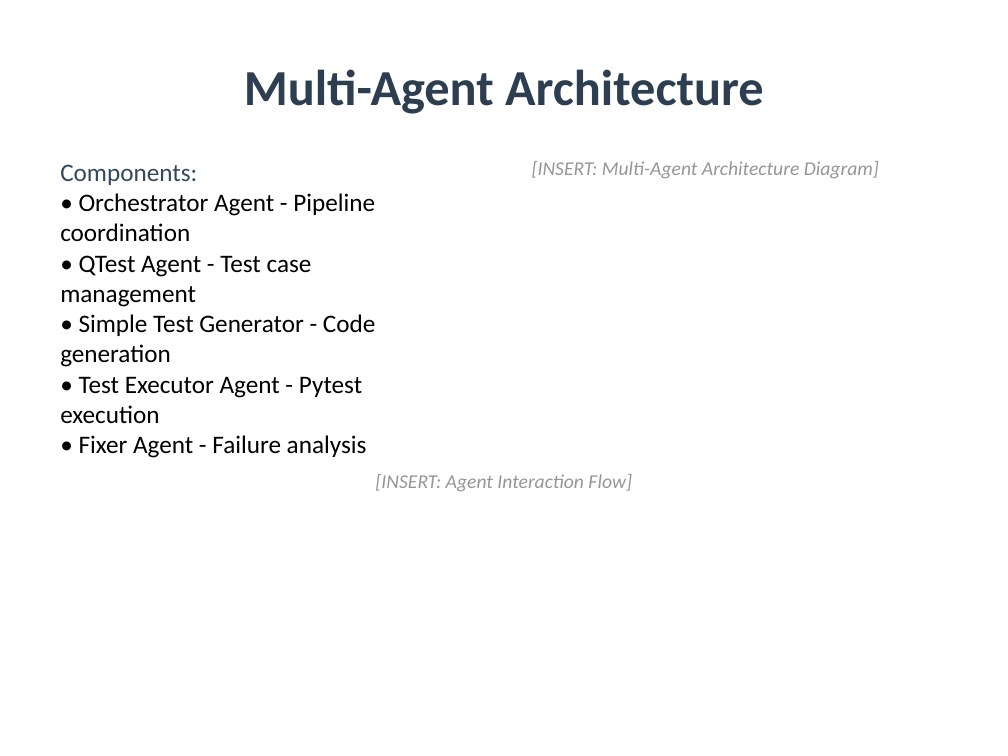
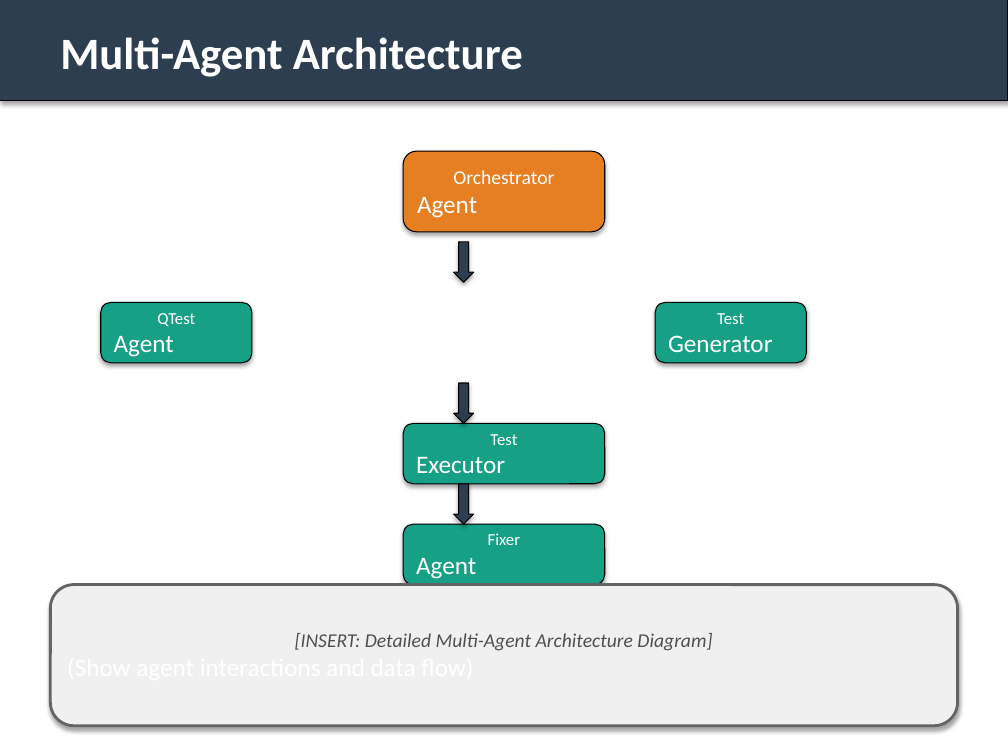
Before and after one commit to revathi-c1025/Final-Sem-Project, a slide deck: slide 6 of Demo Project/presentation.pptx. Drawn at 1008x756 pixels with LibreOffice and Linux fonts; fonts in the diff are those of the drawing. Boxes give left, top, right and bottom in pixels: in the first picture for what was removed or moved away, otherwise in the second. Text is boxed around its words. In the diff, an @@ line names an element or a change of style, - is before the commit and + after.

```diff
--- a/Demo Project/presentation.pptx
+++ b/Demo Project/presentation.pptx
@@ rectangle added at (0,0,1008,101), fill #2C3E50, outline #000000 0.75 pt @@
@@ text "Multi-Agent Architecture": place and size @@
-text "Multi-Agent Architecture" at (244,69,764,114)
+text "Multi-Agent Architecture" at (60,37,523,77)
@@ text "Multi-Agent Architecture" at (60,37,523,77): size 36 to 32 pt, text colour #2C3E50 to #FFFFFF; alignment centre to left @@
@@ text removed at (60,164,375,458) @@
-Components:
-• Orchestrator Agent - Pipeline coordination
-• QTest Agent - Test case management
-• Simple Test Generator - Code generation
-• Test Executor Agent - Pytest execution
-• Fixer Agent - Failure analysis
@@ rounded rectangle added at (403,151,605,232), fill #E67E22, outline #000000 0.75 pt, 14 pt, text #FFFFFF @@
+Orchestrator
+Agent
@@ text removed at (532,161,879,178) @@
-[INSERT: Multi-Agent Architecture Diagram]
@@ down arrow added at (454,242,474,282), fill #2C3E50, outline #000000 0.75 pt @@
@@ rounded rectangle "QTest": place and size @@
-rounded rectangle "QTest" at (375,474,632,491)
+rounded rectangle "QTest" at (101,302,252,363)
@@ rounded rectangle "QTest" at (101,302,252,363): vertical alignment top to middle; fill none to #16A085; outline none to #000000 0.75 pt; shadow on @@
@@ text in rounded rectangle at (114,313,195,357): text changed; size 14 to 12 pt; text colour #969696 to #FFFFFF; italic off @@
-[INSERT: Agent Interaction Flow]
+QTest
+Agent
@@ rounded rectangle added at (655,302,806,363), fill #16A085, outline #000000 0.75 pt, 18 pt, text #FFFFFF @@
+Test
+Generator
@@ down arrow added at (454,383,474,423), fill #2C3E50, outline #000000 0.75 pt @@
@@ rounded rectangle added at (403,423,605,484), fill #16A085, outline #000000 0.75 pt, 18 pt, text #FFFFFF @@
+Test
+Executor
@@ down arrow added at (454,484,474,524), fill #2C3E50, outline #000000 0.75 pt @@
@@ rounded rectangle added at (403,524,605,585), fill #16A085, outline #000000 0.75 pt, 12 pt, text #FFFFFF @@
+Fixer
+Agent
@@ rounded rectangle added at (50,585,958,726), fill #F0F0F0, outline #646464 2 pt, 14 pt, text #505050, italic @@
+[INSERT: Detailed Multi-Agent Architecture Diagram]
+(Show agent interactions and data flow)
```
Also in this commit, not shown: 16 other slides changed, 20 other files.
